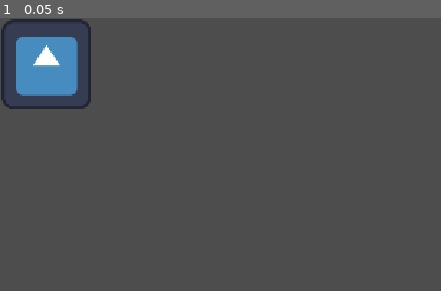
Above: before the commit, frame 1.
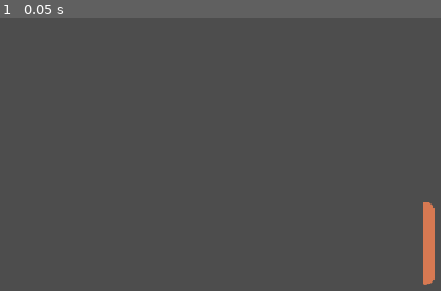
Above: after the commit, the same moment.

Repository: handup/pingalexpongavel
Game: Godot game, scene res://scenes/game.tscn
Same seed, same stepped clock (60 frames per second), same inputs: the game is played once before the commit and once after it. Before the commit the project starts from res://node_2d.tscn. The engine's default icon, where the game draws it, is replaced by a stand-in: a white triangle on a blue panel in a dark square.
Inputs:
- Up to frame 1 (0.05 s): no input

The runs differ from the first frame. In frame 1, 4.9% of the frame differs, in the area x 0-99%, y 0-98%.

Commit message:
player scene

Diff:
--- a/node_2d.tscn
+++ /dev/null
@@ -1,9 +0,0 @@
-[gd_scene format=3 uid="uid://cutgqno2h0ng3"]
-
-[ext_resource type="Texture2D" uid="uid://b3mkaosbetgbx" path="res://icon.svg" id="1_wtcfe"]
-
-[node name="Node2D" type="Node2D" unique_id=1085302709]
-
-[node name="Sprite2D" type="Sprite2D" parent="." unique_id=1279630807]
-position = Vector2(67, 67)
-texture = ExtResource("1_wtcfe")
--- a/project.godot
+++ b/project.godot
@@ -11,7 +11,7 @@
 [application]
 
 config/name="Ping-alex-ong"
-run/main_scene="res://node_2d.tscn"
+run/main_scene="uid://cayps8rjv2oir"
 config/features=PackedStringArray("4.7", "GL Compatibility")
 config/icon="res://icon.svg"
 
@@ -26,6 +26,7 @@
 
 [rendering]
 
+textures/canvas_textures/default_texture_filter=0
 rendering_device/driver.windows="d3d12"
 renderer/rendering_method="gl_compatibility"
 renderer/rendering_method.mobile="gl_compatibility"
--- /dev/null
+++ b/scenes/game.tscn
@@ -0,0 +1,8 @@
+[gd_scene format=3 uid="uid://cayps8rjv2oir"]
+
+[ext_resource type="PackedScene" uid="uid://cutgqno2h0ng3" path="res://scenes/player.tscn" id="1_uwrxv"]
+
+[node name="Game" type="Node2D" unique_id=1186145034]
+
+[node name="Player" parent="." unique_id=1085302709 instance=ExtResource("1_uwrxv")]
+position = Vector2(617, 325)
--- /dev/null
+++ b/scenes/player.tscn
@@ -0,0 +1,18 @@
+[gd_scene format=3 uid="uid://cutgqno2h0ng3"]
+
+[ext_resource type="Texture2D" uid="uid://14g4wm50psln" path="res://assets/Player.png" id="1_wtcfe"]
+
+[sub_resource type="RectangleShape2D" id="RectangleShape2D_4miue"]
+size = Vector2(17, 119.5)
+
+[node name="Player" type="Node2D" unique_id=1085302709]
+
+[node name="CharacterBody2D" type="CharacterBody2D" parent="." unique_id=681391269]
+
+[node name="Sprite2D" type="Sprite2D" parent="CharacterBody2D" unique_id=726938356]
+position = Vector2(1, 0)
+texture = ExtResource("1_wtcfe")
+
+[node name="CollisionShape2D" type="CollisionShape2D" parent="CharacterBody2D" unique_id=2037549564]
+position = Vector2(1.5, -0.25)
+shape = SubResource("RectangleShape2D_4miue")
Binary file added: assets/Ball.png
Not shown, added: assets/Ball.png.import
Binary file added: assets/BallMotion.png
Not shown, added: assets/BallMotion.png.import
Binary file added: assets/Board.png
Not shown, added: assets/Board.png.import
Binary file added: assets/Computer.png
Not shown, added: assets/Computer.png.import
Binary file added: assets/Player.png
Not shown, added: assets/Player.png.import
Binary file added: assets/ScoreBar.png
Not shown, added: assets/ScoreBar.png.import
